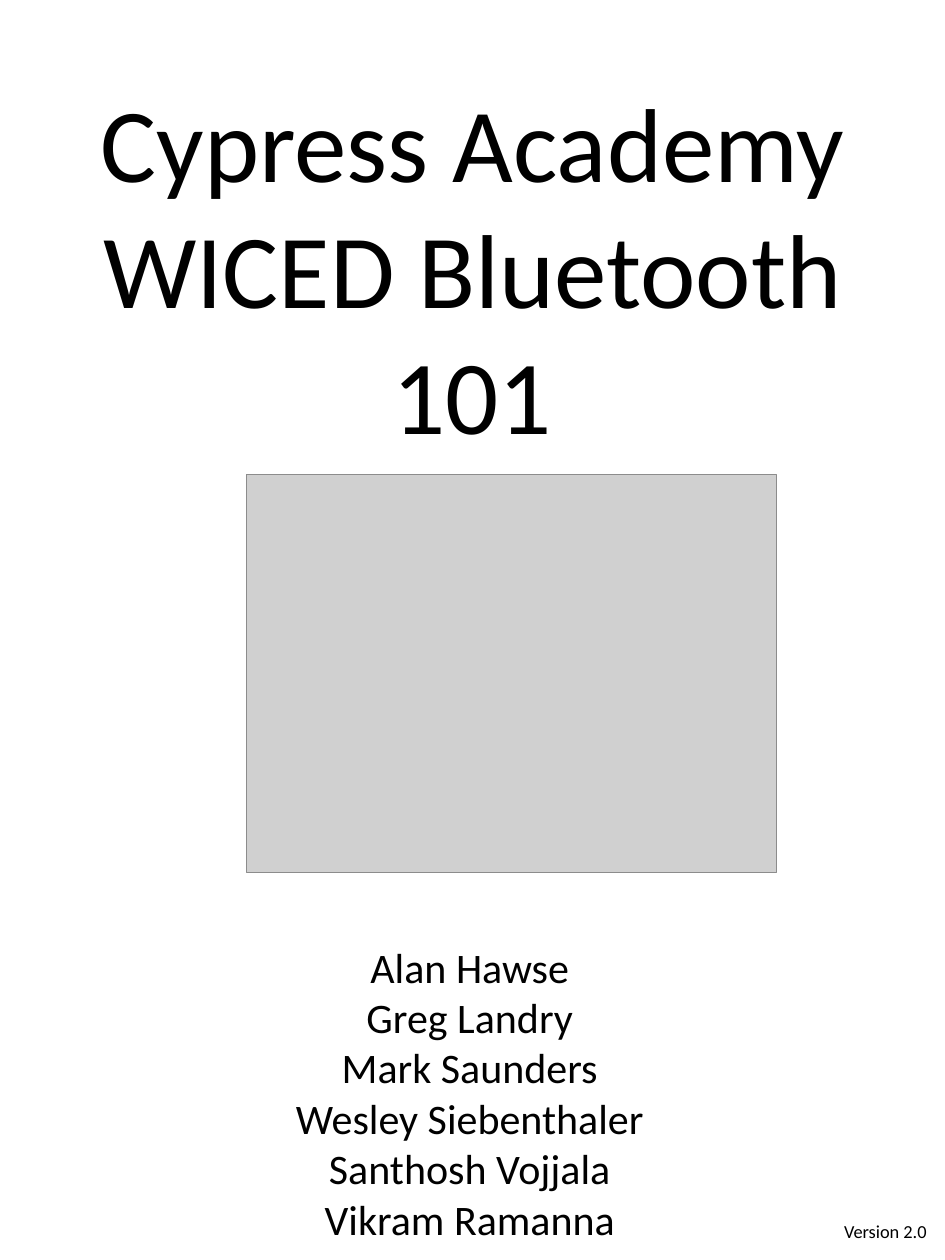
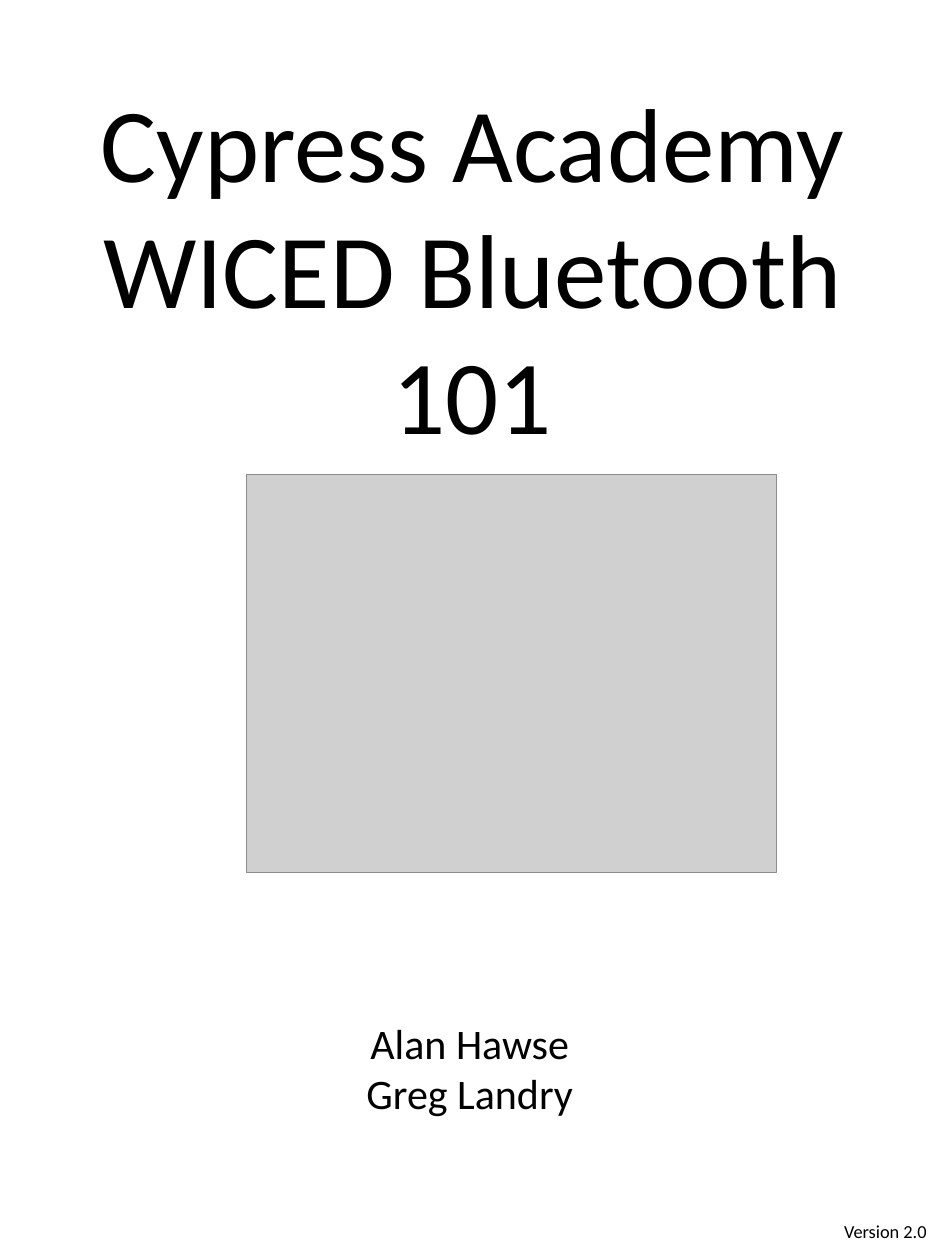
Before and after one commit to iotexpert/WBT101, a slide deck: slide 1 of labmanual/English/WBT101-Binder-Cover.pptx. Drawn at 945x1260 pixels with LibreOffice and Linux fonts; fonts in the diff are those of the drawing; grey boxes stand for pictures. Boxes give left, top, right and bottom in pixels: in the first picture for what was removed or moved away, otherwise in the second. Text is boxed around its words. In the diff, an @@ line names an element or a change of style, - is before the commit and + after.

```diff
--- a/labmanual/English/WBT101-Binder-Cover.pptx
+++ b/labmanual/English/WBT101-Binder-Cover.pptx
@@ text "Alan Hawse": place and size @@
-text "Alan Hawse" at [296, 953, 644, 1236]
+text "Alan Hawse" at [366, 1029, 573, 1117]
@@ text at [296, 1053, 644, 1236]: paragraphs removed @@
-Mark Saunders
-Wesley Siebenthaler
-Santhosh Vojjala
-Vikram Ramanna
```
Also in this commit, not shown: 1 slide added, 1 slide removed, 36 other files.
